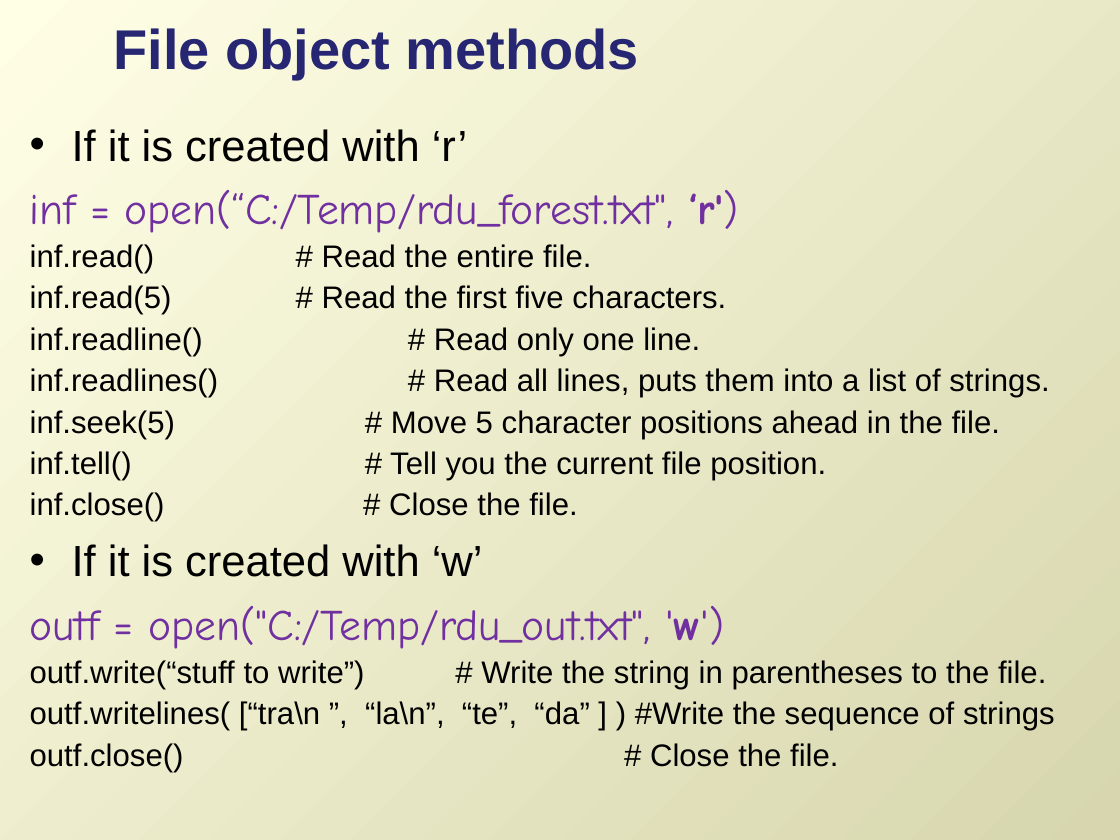
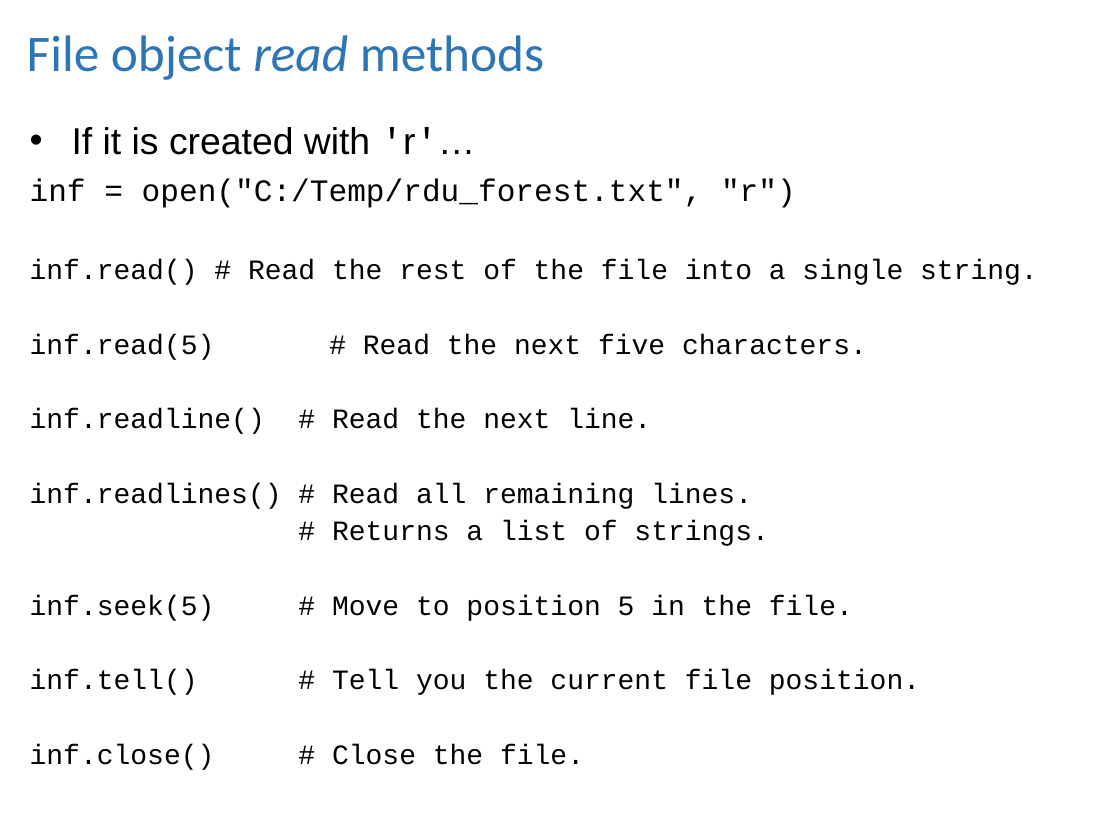
Before and after one commit to lgtateos/gis540, a slide deck: slide 14 of slides/fileIO.ppt (slide 11 before the commit). Drawn at 1120x840 pixels with LibreOffice and Linux fonts; fonts in the diff are those of the drawing. Boxes give left, top, right and bottom in pixels: in the first picture for what was removed or moved away, otherwise in the second. Text is boxed around its words. In the diff, an @@ line names an element or a change of style, - is before the commit and + after.

Commit message:
Update file i/o slides

```diff
--- a/slides/fileIO.ppt
+++ b/slides/fileIO.ppt
@@ background gradient #FFFFE6 to #D7D6AE to #FFFFFF @@
@@ title at (27,35,544,80): text changed; size 36 to 33 pt; font Arial to Calibri; text colour #262673 to #2E75B6; bold off @@
-File object methods
+File object read methods
@@ text at (30,127,1038,621): text changed; size 20 to 18 pt; font Arial to Courier New @@
-• If it is created with ‘r’
-inf = open(“C:/Temp/rdu_forest.txt", ‘r')
-inf.read() # Read the entire file.
-inf.read(5) # Read the first five characters.
-inf.readline() # Read only one line.
-inf.readlines() # Read all lines, puts them into a list of strings.
-inf.seek(5) # Move 5 character positions ahead in the file.
+• If it is created with 'r'…
+inf = open("C:/Temp/rdu_forest.txt", "r")
+inf.read() # Read the rest of the file into a single string.
+inf.read(5) # Read the next five characters.
+inf.readline() # Read the next line.
+inf.readlines() # Read all remaining lines.
+# Returns a list of strings.
+inf.seek(5) # Move to position 5 in the file.
@@ text at (30,544,1055,772): paragraphs removed @@
-• If it is created with ‘w’
-outf = open("C:/Temp/rdu_out.txt", 'w')
-outf.write(“stuff to write”) # Write the string in parentheses to the file.
-outf.writelines( [“tra\n ”, “la\n”, “te”, “da” ] ) #Write the sequence of strings
-outf.close() # Close the file.
@@ text at (30,669,920,770): size 20 to 18 pt, font Arial to Courier New in "inf.tell() # Tell you the current file ...", "inf.close() # Close the file." @@
```
Also in this commit, not shown: 23 other slides changed, 13 slides added, 3 slides removed.
